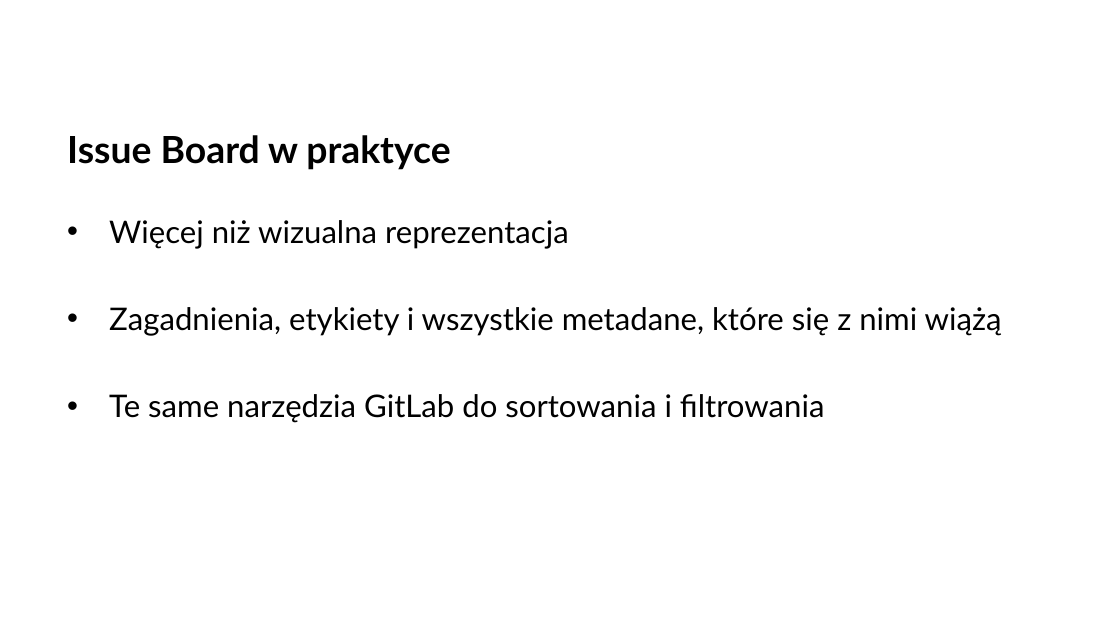
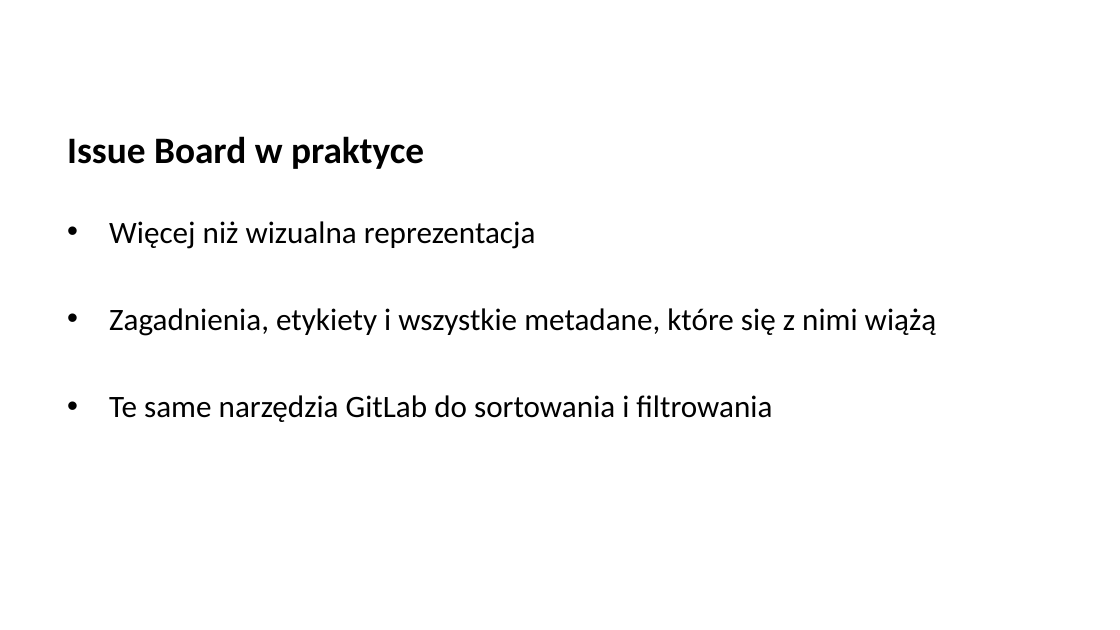
Before and after one commit to arturkwiek/gitlab-tutorial, a slide deck: slide 11 of 09. Git - tutorial - 4 drogi wykorzystania tablicy zgłoszeń.pptx (slide 15 before the commit). Drawn at 1120x630 pixels with LibreOffice and Linux fonts; fonts in the diff are those of the drawing; background and template pictures are left out. Boxes give left, top, right and bottom in pixels: in the first picture for what was removed or moved away, otherwise in the second. Text is boxed around its words. In the diff, an @@ line names an element or a change of style, - is before the commit and + after.

```diff
--- a/09. Git - tutorial - 4 drogi wykorzystania tablicy zgłoszeń.pptx
+++ b/09. Git - tutorial - 4 drogi wykorzystania tablicy zgłoszeń.pptx
@@ text "Issue Board w praktyce" at (67, 136, 937, 422): font Lato to Calibri @@
```
Also in this commit, not shown: 12 other slides changed, 7 slides added.
